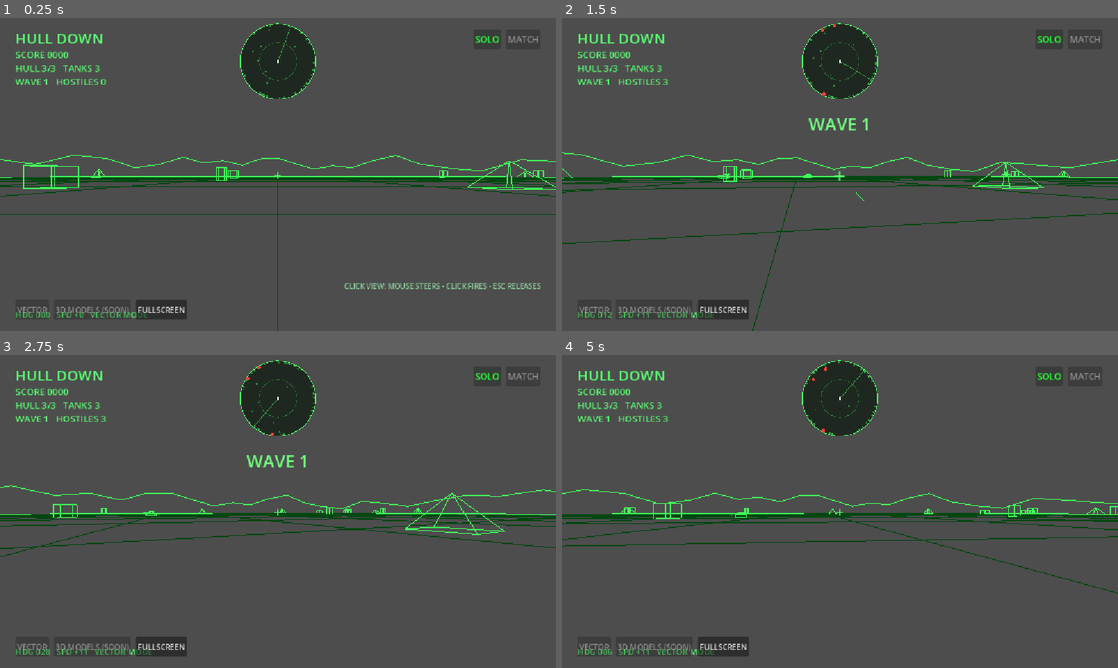
Above: before the commit, frames 1-4 (two rows, left to right).
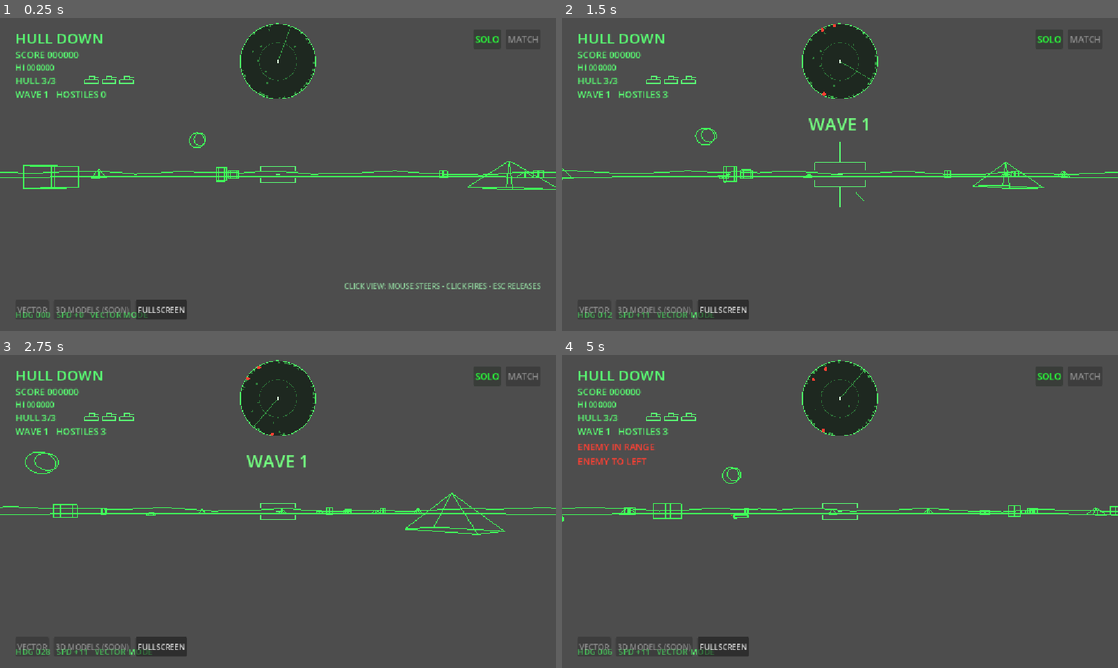
Above: after the commit, the same moments.

Repository: NomadtheGrey/hull-down
Game: Godot game, scene res://main.tscn
Same seed, same stepped clock (60 frames per second), same inputs: the game is played once before the commit and once after it.
Inputs (mouse positions are in pixels of both pictures, inside the frame that each line leads up to):
- Up to frame 1 (0.25 s): no input
- Up to frame 2 (1.5 s): tap Enter at 0.5, 0.6, 1.35 s; move the mouse to (962, 158) at 0.52 s; hold D 0.53-1.28 s; click (962, 158) at 0.67 s; tap Space at 0.77 s; move the mouse to (812, 174) at 1.27 s; hold W from 1.28 s (still down); click (812, 174) at 1.42 s
- Up to frame 3 (2.75 s): keep holding W; tap Space at 1.52 s; move the mouse to (289, 505) at 2.02 s; tap Enter at 2.1 s; click (289, 505) at 2.17 s
- Up to frame 4 (5 s): keep holding W; move the mouse to (834, 517) at 2.77 s; tap Enter at 2.85, 3.6, 4.35 s; click (834, 517) at 2.92 s; tap Space at 3.02, 3.77, 4.52 s; move the mouse to (878, 514) at 3.52 s; click (878, 514) at 3.67 s; move the mouse to (795, 508) at 4.27 s; click (795, 508) at 4.42 s

The runs differ from the first frame. In frame 1, 3.5% of the frame differs, in the area x 0-100%, y 10-100%; in frame 2, 3.7%; in frame 3, 3.5%; in frame 4, 4.1%, in the area x 0-100%, y 10-77%.

Commit message:
Build 5: 1980 presentation batch - warning panel, bracket reticle, tank-icon lives, persistent high score, horizon purism, moon

Diff:
--- a/main.gd
+++ b/main.gd
@@ -48,6 +48,7 @@
 var wave_total := 0
 var wave_state := "intro" # intro -> combat -> cleared -> intro ...
 var wave_timer := 1.2
+var high_score := 0
 var rng := RandomNumberGenerator.new()
 var touch_turn := 0 # -1..1, from the on-screen pads
 var touch_drive := 0 # -1..1, from the on-screen pads
@@ -65,7 +66,10 @@
 @onready var score_label: Label = $HUD/Score
 @onready var hull_label: Label = $HUD/Hull
 @onready var wave_label: Label = $HUD/Wave
-@onready var reticle: Label = $HUD/Reticle
+@onready var reticle: Control = $HUD/Reticle
+@onready var hiscore_label: Label = $HUD/HiScore
+@onready var warn_label: Label = $HUD/Warn
+@onready var lives_icons: Control = $HUD/LivesIcons
 @onready var banner: Label = $HUD/Banner
 @onready var flash: ColorRect = $HUD/Flash
 @onready var gameover_label: Label = $HUD/GameOver
@@ -91,6 +95,7 @@
 	match_btn.disabled = true # MATCH stays disabled until multiplayer is wired
 	_bind_touch()
 	_apply_touch_visibility(false)
+	_load_high()
 	reticle.pivot_offset = reticle.size * 0.5
 	_rebuild_chunks(true)
 	_update_score_hud()
@@ -179,6 +184,7 @@
 	_update_shells(delta)
 	renderer.follow(tank.position)
 	radar.set_state(tank.position, heading, enemies, obstacles)
+	_update_warn()
 
 	if game_over:
 		renderer.update_enemies()
@@ -269,6 +275,7 @@
 				_update_score_hud()
 			elif wave_spawned >= wave_total and enemies.is_empty():
 				score += 250
+				_save_high()
 				wave_state = "cleared"
 				wave_timer = 2.6
 				_show_banner("WAVE %d CLEARED  +250" % wave, 2.4)
@@ -299,10 +306,61 @@
 
 
 func _update_score_hud() -> void:
-	score_label.text = "SCORE %04d" % score
-	hull_label.text = "HULL %d/%d   TANKS %d" % [maxi(hull, 0), HULL_MAX, maxi(tanks_left, 0)]
+	if score > high_score:
+		high_score = score
+	score_label.text = "SCORE %06d" % score
+	hiscore_label.text = "HI %06d" % high_score
+	hull_label.text = "HULL %d/%d" % [maxi(hull, 0), HULL_MAX]
+	lives_icons.count = maxi(tanks_left, 0)
 	var hostiles := wave_total - wave_spawned + enemies.size()
 	wave_label.text = "WAVE %d   HOSTILES %d" % [maxi(wave, 1), maxi(hostiles, 0)]
+
+
+func _load_high() -> void:
+	var cfg := ConfigFile.new()
+	if cfg.load("user://hulldown.cfg") == OK:
+		high_score = int(cfg.get_value("scores", "high", 0))
+
+
+func _save_high() -> void:
+	var cfg := ConfigFile.new()
+	cfg.set_value("scores", "high", high_score)
+	cfg.save("user://hulldown.cfg")
+
+
+## The original's red warning panel: the nearest hostile, how close,
+## and where it sits relative to your nose.
+func _update_warn() -> void:
+	var nearest: Dictionary = {}
+	var best := 1e9
+	for e in enemies:
+		var d: float = (e["pos"] as Vector3).distance_to(tank.position)
+		if d < best:
+			best = d
+			nearest = e
+	if nearest.is_empty() or best > 75.0:
+		warn_label.visible = false
+		return
+	var dir: Vector3 = nearest["pos"] - tank.position
+	var bearing := atan2(-dir.x, -dir.z)
+	var diff := angle_difference(heading, bearing)
+	var where := ""
+	if diff > 0.55 and diff < 2.6:
+		where = "ENEMY TO LEFT"
+	elif diff < -0.55 and diff > -2.6:
+		where = "ENEMY TO RIGHT"
+	elif absf(diff) >= 2.6:
+		where = "ENEMY TO REAR"
+	var lines: Array[String] = []
+	if best <= ENEMY_FIRE_RANGE:
+		lines.append("ENEMY IN RANGE")
+	if where != "":
+		lines.append(where)
+	if lines.is_empty():
+		warn_label.visible = false
+		return
+	warn_label.text = "\n".join(lines)
+	warn_label.visible = true
 
 
 # ---------------------------------------------------------------- battlefield
@@ -455,7 +513,8 @@
 	shake = 1.0
 	if tanks_left <= 0:
 		game_over = true
-		gameover_label.text = "GAME OVER\nSCORE %04d\n\nPress ENTER to restart" % score
+		_save_high()
+		gameover_label.text = "GAME OVER\nSCORE %06d\n\nPress ENTER to restart" % score
 		gameover_label.visible = true
 		_update_score_hud()
 		return
--- a/main.tscn
+++ b/main.tscn
@@ -1,8 +1,10 @@
-[gd_scene load_steps=4 format=3]
+[gd_scene load_steps=6 format=3]
 
 [ext_resource type="Script" path="res://main.gd" id="1_main"]
 [ext_resource type="Script" path="res://vector_renderer.gd" id="2_vec"]
 [ext_resource type="Script" path="res://radar.gd" id="3_rad"]
+[ext_resource type="Script" path="res://reticle.gd" id="4_ret"]
+[ext_resource type="Script" path="res://tank_icons.gd" id="5_liv"]
 
 [node name="Main" type="Node3D"]
 script = ExtResource("1_main")
@@ -47,22 +49,51 @@
 [node name="Hull" type="Label" parent="HUD"]
 mouse_filter = 2
 offset_left = 32.0
+offset_top = 116.0
+offset_right = 500.0
+offset_bottom = 142.0
+theme_override_colors/font_color = Color(0.35, 1, 0.45, 1)
+theme_override_font_sizes/font_size = 19
+text = "HULL 3/3"
+
+[node name="Wave" type="Label" parent="HUD"]
+mouse_filter = 2
+offset_left = 32.0
+offset_top = 144.0
+offset_right = 500.0
+offset_bottom = 170.0
+theme_override_colors/font_color = Color(0.35, 1, 0.45, 1)
+theme_override_font_sizes/font_size = 19
+text = "WAVE 1   HOSTILES 0"
+
+[node name="HiScore" type="Label" parent="HUD"]
+mouse_filter = 2
+offset_left = 32.0
 offset_top = 90.0
 offset_right = 500.0
-offset_bottom = 118.0
-theme_override_colors/font_color = Color(0.35, 1, 0.45, 1)
-theme_override_font_sizes/font_size = 19
-text = "HULL 3/3   TANKS 3"
-
-[node name="Wave" type="Label" parent="HUD"]
-mouse_filter = 2
-offset_left = 32.0
-offset_top = 118.0
-offset_right = 500.0
-offset_bottom = 146.0
-theme_override_colors/font_color = Color(0.35, 1, 0.45, 1)
-theme_override_font_sizes/font_size = 19
-text = "WAVE 1   HOSTILES 0"
+offset_bottom = 114.0
+theme_override_colors/font_color = Color(0.35, 1, 0.45, 1)
+theme_override_font_sizes/font_size = 17
+text = "HI 000000"
+
+[node name="Warn" type="Label" parent="HUD"]
+visible = false
+mouse_filter = 2
+offset_left = 32.0
+offset_top = 176.0
+offset_right = 500.0
+offset_bottom = 226.0
+theme_override_colors/font_color = Color(1, 0.25, 0.2, 1)
+theme_override_font_sizes/font_size = 19
+text = "ENEMY IN RANGE"
+
+[node name="LivesIcons" type="Control" parent="HUD"]
+mouse_filter = 2
+offset_left = 176.0
+offset_top = 114.0
+offset_right = 320.0
+offset_bottom = 142.0
+script = ExtResource("5_liv")
 
 [node name="Status" type="Label" parent="HUD"]
 mouse_filter = 2
@@ -76,15 +107,17 @@
 theme_override_font_sizes/font_size = 17
 text = "HDG 000   SPD +0   VECTOR MODE"
 
-[node name="Reticle" type="Label" parent="HUD"]
-mouse_filter = 2
-anchor_right = 1.0
-anchor_bottom = 1.0
-theme_override_colors/font_color = Color(0.35, 1, 0.45, 1)
-theme_override_font_sizes/font_size = 30
-text = "+"
-horizontal_alignment = 1
-vertical_alignment = 1
+[node name="Reticle" type="Control" parent="HUD"]
+mouse_filter = 2
+anchor_left = 0.5
+anchor_top = 0.5
+anchor_right = 0.5
+anchor_bottom = 0.5
+offset_left = -52.0
+offset_top = -52.0
+offset_right = 52.0
+offset_bottom = 52.0
+script = ExtResource("4_ret")
 
 [node name="Radar" type="Control" parent="HUD"]
 mouse_filter = 2
--- /dev/null
+++ b/reticle.gd
@@ -0,0 +1,23 @@
+extends Control
+## The classic open bracket-cross reticle, drawn as lines: two
+## horizontal bars with end caps and stems, a gap in the middle —
+## the 1980 gunsight, not a full crosshair.
+
+var ink := Color(0.35, 1.0, 0.45)
+
+
+func _draw() -> void:
+	var c := size * 0.5
+	var w := 2.0
+	# Top bar, its end caps, and the stem rising from it.
+	draw_line(c + Vector2(-36, -17), c + Vector2(36, -17), ink, w)
+	draw_line(c + Vector2(-36, -17), c + Vector2(-36, -7), ink, w)
+	draw_line(c + Vector2(36, -17), c + Vector2(36, -7), ink, w)
+	draw_line(c + Vector2(0, -17), c + Vector2(0, -46), ink, w)
+	# Bottom bar, mirrored.
+	draw_line(c + Vector2(-36, 17), c + Vector2(36, 17), ink, w)
+	draw_line(c + Vector2(-36, 17), c + Vector2(-36, 7), ink, w)
+	draw_line(c + Vector2(36, 17), c + Vector2(36, 7), ink, w)
+	draw_line(c + Vector2(0, 17), c + Vector2(0, 46), ink, w)
+	# Centre tick.
+	draw_line(c + Vector2(-4, 0), c + Vector2(4, 0), ink, w)
--- /dev/null
+++ b/tank_icons.gd
@@ -0,0 +1,26 @@
+extends Control
+## Remaining tanks, drawn as little tank silhouettes — the way the
+## original shows lives — instead of a "TANKS 3" text counter.
+
+var count := 3:
+	set(value):
+		count = value
+		queue_redraw()
+
+var ink := Color(0.35, 1.0, 0.45)
+
+
+func _draw() -> void:
+	for i in count:
+		var o := Vector2(i * 36, 4)
+		var w := 2.0
+		# Hull.
+		draw_line(o + Vector2(0, 10), o + Vector2(28, 10), ink, w)
+		draw_line(o + Vector2(28, 10), o + Vector2(28, 18), ink, w)
+		draw_line(o + Vector2(28, 18), o + Vector2(0, 18), ink, w)
+		draw_line(o + Vector2(0, 18), o + Vector2(0, 10), ink, w)
+		# Turret and barrel.
+		draw_line(o + Vector2(9, 10), o + Vector2(9, 3), ink, w)
+		draw_line(o + Vector2(9, 3), o + Vector2(20, 3), ink, w)
+		draw_line(o + Vector2(20, 3), o + Vector2(20, 10), ink, w)
+		draw_line(o + Vector2(20, 6), o + Vector2(30, 6), ink, w)
--- a/vector_renderer.gd
+++ b/vector_renderer.gd
@@ -18,7 +18,6 @@
 var _dyn_amber: ImmediateMesh
 var _obst_inst: MeshInstance3D
 var _mountain_inst: MeshInstance3D
-var _grid_inst: MeshInstance3D
 
 
 func _ready() -> void:
@@ -64,23 +63,6 @@
 	_mountain_inst.material_override = _bright
 	add_child(_mountain_inst)
 
-	var grid := ImmediateMesh.new()
-	grid.surface_begin(Mesh.PRIMITIVE_LINES)
-	var ext := 120
-	var step := 20
-	var i := -ext
-	while i <= ext:
-		grid.surface_add_vertex(Vector3(i, 0.02, -ext))
-		grid.surface_add_vertex(Vector3(i, 0.02, ext))
-		grid.surface_add_vertex(Vector3(-ext, 0.02, i))
-		grid.surface_add_vertex(Vector3(ext, 0.02, i))
-		i += step
-	grid.surface_end()
-	_grid_inst = MeshInstance3D.new()
-	_grid_inst.mesh = grid
-	_grid_inst.material_override = _dim
-	add_child(_grid_inst)
-
 	_obst_inst = MeshInstance3D.new()
 	_obst_inst.material_override = _bright
 	add_child(_obst_inst)
@@ -102,8 +84,6 @@
 func follow(player_pos: Vector3) -> void:
 	if _mountain_inst:
 		_mountain_inst.position = Vector3(player_pos.x, 0, player_pos.z)
-	if _grid_inst:
-		_grid_inst.position = Vector3(floor(player_pos.x / 20.0) * 20.0, 0, floor(player_pos.z / 20.0) * 20.0)
 
 
 func add_tracer(from: Vector3, to: Vector3, amber: bool) -> void:
@@ -188,12 +168,13 @@
 func _tank(mesh: ImmediateMesh, pos: Vector3, h: float) -> void:
 	# A low hull, a turret, and a barrel — read as a tank in 14 lines.
 	var local := [
-		# hull: bottom rectangle, top rectangle, uprights
-		Vector3(-1.1, 0.25, -1.4), Vector3(1.1, 0.25, -1.4), Vector3(1.1, 0.25, 1.4), Vector3(-1.1, 0.25, 1.4),
-		Vector3(-1.1, 0.95, -1.4), Vector3(1.1, 0.95, -1.4), Vector3(1.1, 0.95, 1.4), Vector3(-1.1, 0.95, 1.4),
+		# hull: bottom rectangle, top rectangle, uprights — squat and
+		# wide like the original's tank, not long and narrow
+		Vector3(-1.45, 0.15, -1.05), Vector3(1.45, 0.15, -1.05), Vector3(1.45, 0.15, 1.05), Vector3(-1.45, 0.15, 1.05),
+		Vector3(-1.45, 0.8, -1.05), Vector3(1.45, 0.8, -1.05), Vector3(1.45, 0.8, 1.05), Vector3(-1.45, 0.8, 1.05),
 		# turret
-		Vector3(-0.55, 0.95, -0.3), Vector3(0.55, 0.95, -0.3), Vector3(0.55, 0.95, 0.7), Vector3(-0.55, 0.95, 0.7),
-		Vector3(-0.55, 1.45, -0.3), Vector3(0.55, 1.45, -0.3), Vector3(0.55, 1.45, 0.7), Vector3(-0.55, 1.45, 0.7),
+		Vector3(-0.5, 0.8, -0.3), Vector3(0.5, 0.8, -0.3), Vector3(0.5, 0.8, 0.6), Vector3(-0.5, 0.8, 0.6),
+		Vector3(-0.5, 1.25, -0.3), Vector3(0.5, 1.25, -0.3), Vector3(0.5, 1.25, 0.6), Vector3(-0.5, 1.25, 0.6),
 	]
 	var edges := [
 		[0, 1], [1, 2], [2, 3], [3, 0], [4, 5], [5, 6], [6, 7], [7, 4],
@@ -205,8 +186,8 @@
 		mesh.surface_add_vertex(_to_world(local[e[0]], pos, h))
 		mesh.surface_add_vertex(_to_world(local[e[1]], pos, h))
 	# Barrel: from the turret's front face, forward.
-	mesh.surface_add_vertex(_to_world(Vector3(0, 1.2, -0.3), pos, h))
-	mesh.surface_add_vertex(_to_world(Vector3(0, 1.2, -2.2), pos, h))
+	mesh.surface_add_vertex(_to_world(Vector3(0, 1.05, -0.3), pos, h))
+	mesh.surface_add_vertex(_to_world(Vector3(0, 1.05, -2.1), pos, h))
 
 
 func _to_world(v: Vector3, pos: Vector3, h: float) -> Vector3:
@@ -264,7 +245,7 @@
 		var a := TAU * float(k) / float(count)
 		var raw: float = sin(float(k) * 12.9898) * 43758.5453
 		var n: float = raw - floor(raw)
-		var p := Vector3(sin(a) * radius, 4.0 + n * 13.0, cos(a) * radius)
+		var p := Vector3(sin(a) * radius, 1.2 + n * 3.4, cos(a) * radius)
 		if k != 0:
 			mesh.surface_add_vertex(prev)
 			mesh.surface_add_vertex(p)
@@ -274,3 +255,16 @@
 		var a2 := TAU * float(k + 1) / float(count)
 		mesh.surface_add_vertex(Vector3(sin(a1) * radius, 0.05, cos(a1) * radius))
 		mesh.surface_add_vertex(Vector3(sin(a2) * radius, 0.05, cos(a2) * radius))
+	# Crescent moon: a circle with a second, offset circle inside it —
+	# exactly how the vector original draws it.
+	_circle(mesh, Vector3(-70, 31, -176), 6.5)
+	_circle(mesh, Vector3(-67.4, 32.0, -176), 5.2)
+
+
+func _circle(mesh: ImmediateMesh, centre: Vector3, r: float) -> void:
+	var segs := 24
+	for i in segs:
+		var a0 := TAU * float(i) / float(segs)
+		var a1 := TAU * float(i + 1) / float(segs)
+		mesh.surface_add_vertex(centre + Vector3(cos(a0) * r, sin(a0) * r, 0))
+		mesh.surface_add_vertex(centre + Vector3(cos(a1) * r, sin(a1) * r, 0))
Not shown, changed: DESIGN.md
